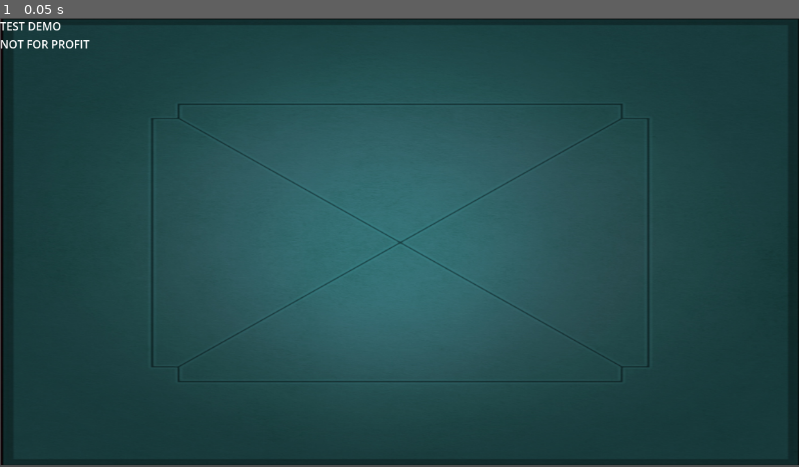
Above: before the commit, frame 1.
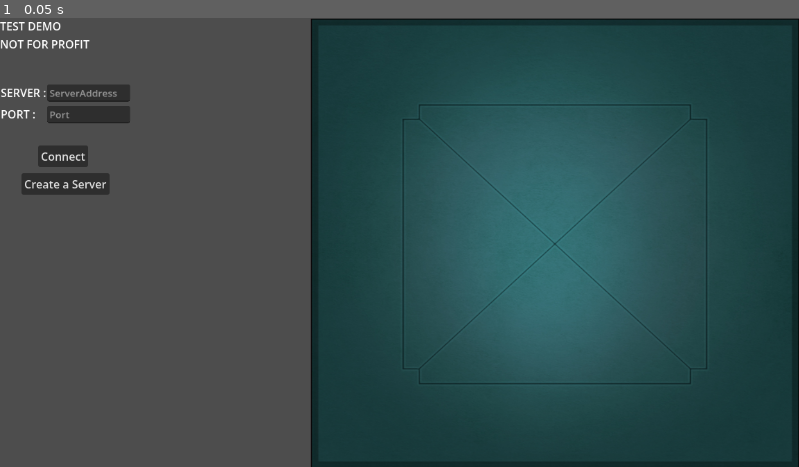
Above: after the commit, the same moment.

Repository: HongyiHao-SXIT/MahJong_RLAI
Game: Godot game, scene res://Scenes/Main.tscn
Two runs of this game, one before a commit and one after it. Both use one fixed random seed, a clock stepped at 60 frames per second and the inputs below.
Inputs:
- Up to frame 1 (0.05 s): no input

The runs differ from the first frame. In frame 1, 50% of the frame differs, in the area x 0-100%, y 0-100%.

Commit message:
Godot TCP Server

Diff:
--- a/online_game/mah-jong/Scenes/Main.tscn
+++ b/online_game/mah-jong/Scenes/Main.tscn
@@ -2,23 +2,86 @@
 
 [ext_resource type="Texture2D" uid="uid://cko6ojg0ynw0x" path="res://img/background2d.png" id="1_r150o"]
 [ext_resource type="Script" uid="uid://d0tjuxva04yv3" path="res://Scripts/GameManager.gd" id="2_idj7w"]
+[ext_resource type="Script" uid="uid://2b623xfctc0n" path="res://Scripts/MulitPlayer.gd" id="2_kln2b"]
 
 [node name="Node2D" type="Node2D" unique_id=90990355]
 
 [node name="Camera2D" type="Camera2D" parent="." unique_id=147672064]
 
 [node name="Background" type="Sprite2D" parent="." unique_id=1276920901]
-position = Vector2(1.000061, -1)
-scale = Vector2(1.475641, 0.825641)
+position = Vector2(224.00002, 0.9999999)
+scale = Vector2(0.9025641, 0.8294872)
 texture = ExtResource("1_r150o")
 
 [node name="CanvasLayer" type="CanvasLayer" parent="." unique_id=368941221]
 
-[node name="Label" type="Label" parent="CanvasLayer" unique_id=297225468]
+[node name="DEMO" type="Label" parent="CanvasLayer" unique_id=297225468]
 offset_right = 40.0
 offset_bottom = 23.0
 text = "TEST DEMO
 NOT FOR PROFIT"
 
+[node name="server" type="Label" parent="CanvasLayer" unique_id=1591801614]
+offset_left = 1.0
+offset_top = 96.0
+offset_right = 130.0
+offset_bottom = 145.0
+text = "SERVER :"
+
+[node name="Server Address" type="LineEdit" parent="CanvasLayer/server" unique_id=123878620]
+layout_mode = 0
+offset_left = 67.0
+offset_right = 204.0
+offset_bottom = 31.000008
+scale = Vector2(0.87211263, 0.79999936)
+placeholder_text = "ServerAddress"
+expand_to_text_length = true
+backspace_deletes_composite_character_enabled = true
+clear_button_enabled = true
+draw_control_chars = true
+select_all_on_focus = true
+
+[node name="port" type="Label" parent="CanvasLayer" unique_id=269939464]
+offset_left = 1.0
+offset_top = 127.0
+offset_right = 130.0
+offset_bottom = 176.0
+text = "PORT :"
+
+[node name="Port" type="LineEdit" parent="CanvasLayer/port" unique_id=442860489]
+layout_mode = 0
+offset_left = 67.0
+offset_right = 204.0
+offset_bottom = 31.000008
+scale = Vector2(0.87211263, 0.79999936)
+placeholder_text = "Port"
+expand_to_text_length = true
+backspace_deletes_composite_character_enabled = true
+clear_button_enabled = true
+draw_control_chars = true
+select_all_on_focus = true
+
+[node name="Connect" type="Button" parent="CanvasLayer" unique_id=206508292]
+offset_left = 55.0
+offset_top = 184.0
+offset_right = 127.0
+offset_bottom = 215.0
+text = "Connect"
+
+[node name="Create_Server" type="Button" parent="CanvasLayer" unique_id=1955374222]
+offset_left = 31.0
+offset_top = 224.0
+offset_right = 158.0
+offset_bottom = 255.0
+text = "Create a Server"
+
+[node name="MulitPlayer" type="Node" parent="." unique_id=43544148 node_paths=PackedStringArray("Server_Address", "Server_Port")]
+script = ExtResource("2_kln2b")
+Server_Address = NodePath("../CanvasLayer/server/Server Address")
+Server_Port = NodePath("../CanvasLayer/port/Port")
+
 [node name="GameManager" type="Node" parent="." unique_id=1327827222]
 script = ExtResource("2_idj7w")
+
+[connection signal="button_down" from="CanvasLayer/Connect" to="MulitPlayer" method="_on_connect_button_down"]
+[connection signal="button_down" from="CanvasLayer/Create_Server" to="MulitPlayer" method="_on_create_server_button_down"]
--- /dev/null
+++ b/online_game/mah-jong/Scripts/MulitPlayer.gd
@@ -0,0 +1,44 @@
+extends Node
+
+var server = TCPServer.new()
+#Create a TCP Server
+@export var Server_Address : LineEdit
+@export var Server_Port : LineEdit
+# Called when the node enters the scene tree for the first time.
+func _ready() -> void:
+	pass # Replace with function body.
+
+
+# Called every frame. 'delta' is the elapsed time since the previous frame.
+func _process(_delta: float) -> void:
+	if server.is_listening():
+		var socket = server.take_connection()
+		if socket:
+			print(socket.get_var())
+	pass
+
+
+func _on_create_server_button_down() -> void:
+	_CreatServer("127.0.0.1",8080)
+	pass # Replace with function body.
+
+func _CreatServer(ip,port) -> void:
+	server.listen(port,ip)
+	print("Server running on ",ip," : ",port)
+	pass
+
+func _on_connect_button_down() -> void:
+	var ServerAddress = Server_Address.text
+	var ServerPort = Server_Port.text
+	ServerPort = ServerPort.to_int()
+	print("Connecting to",'"',ServerAddress," : ",ServerPort)
+
+	pass # Replace with function body.
+
+func _Connect_to_server(ip,port) -> void:
+	var client = StreamPeerTCP.new()
+	client.connect_to_host(ip,port)
+	if !client.connect_to_host(ip,port):
+		client.put_var("Connected!")
+		print("Connected to Server!")
+	pass
Not shown, added: online_game/mah-jong/Scripts/MulitPlayer.gd.uid
